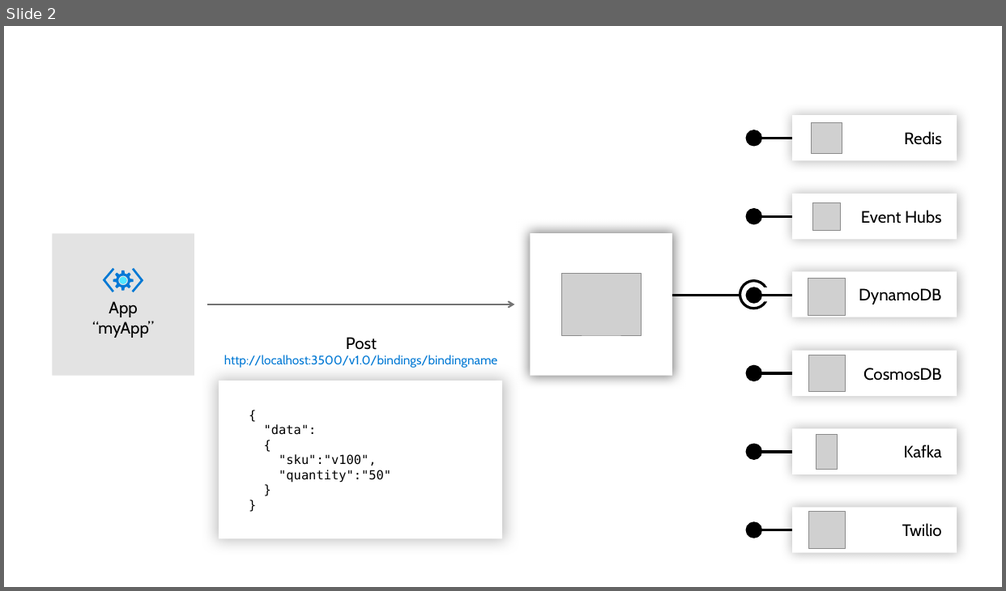
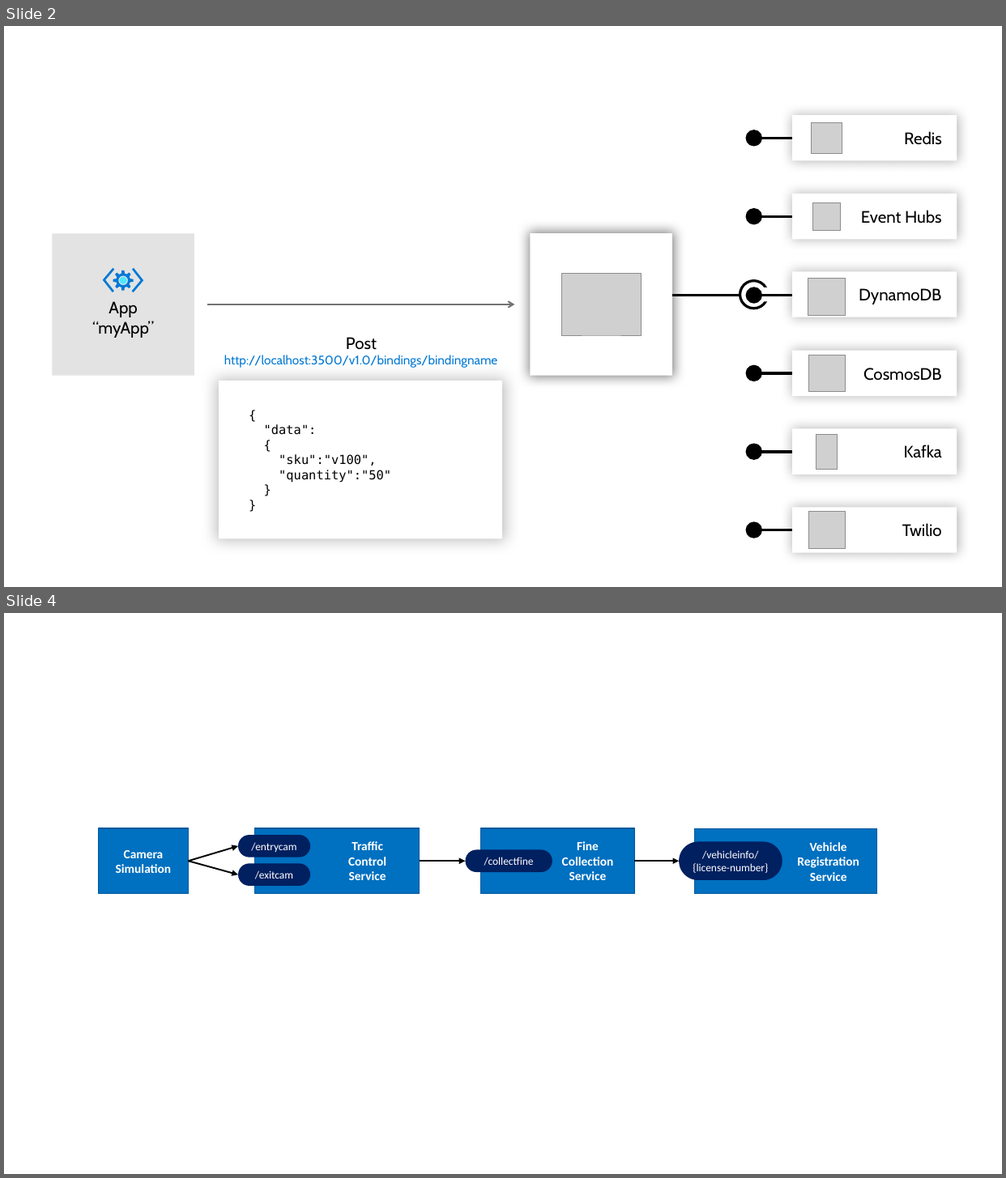
Before and after one commit to US-MFG-Demo/k8s-dapr-hack, a slide deck: Figures.pptx. Shown one above the other, each under a label of ours: slide 2 before the commit, slides 2 and 4 after it; the slides between them are not shown. The pictures are 1006x591 and 1006x1178 pixels, drawn with LibreOffice and Linux fonts; fonts in the diff are those of the drawing; grey boxes stand for pictures; background and template pictures are left out. Boxes give left, top, right and bottom in pixels: in the first picture for what was removed or moved away, otherwise in the second. Text is boxed around its words. In the diff, an @@ line names an element or a change of style, - is before the commit and + after.

```diff
--- a/Figures.pptx
+++ b/Figures.pptx
@@ slide 4 added at [4,613,1002,1174], background #FFFFFF @@
@@ rectangle added at [98,828,188,894], fill #0070C0, outline #00599D 0.85 pt, 12 pt, text #FFFFFF, bold @@
+Camera
+Simulation
@@ rectangle added at [255,828,420,894], fill #0070C0, outline #00599D 0.85 pt, 12 pt, text #FFFFFF, bold @@
+Traffic
+Control
+Service
@@ rectangle added at [481,828,634,894], fill #0070C0, outline #00599D 0.85 pt, 12 pt, text #FFFFFF, bold @@
+Fine
+Collection
+Service
@@ rectangle added at [694,828,877,894], fill #0070C0, outline #00599D 0.85 pt, 12 pt, text #FFFFFF, bold @@
+Vehicle
+Registration
+Service
@@ arrow added from (188, 861) to (238, 846), #000000 1.5 pt @@
@@ rounded rectangle added at [238,835,310,858], fill #002060, 10.5 pt, text #FFFFFF @@
+/entrycam
@@ rounded rectangle added at [465,850,552,872], fill #002060, 10.5 pt, text #FFFFFF @@
+/collectfine
@@ rounded rectangle added at [680,842,782,880], fill #002060, 10.5 pt, text #FFFFFF @@
+/vehicleinfo/
+{license-number}
@@ arrow added from (188, 861) to (238, 875), #000000 1.5 pt @@
@@ rounded rectangle added at [238,864,310,886], fill #002060, 10.5 pt, text #FFFFFF @@
+/exitcam
@@ arrow added from (420, 861) to (465, 861), #000000 1.5 pt @@
@@ arrow added from (634, 861) to (680, 861), #000000 1.5 pt @@
```
Also in this commit, not shown: 7 other slides added, 13 other files.
